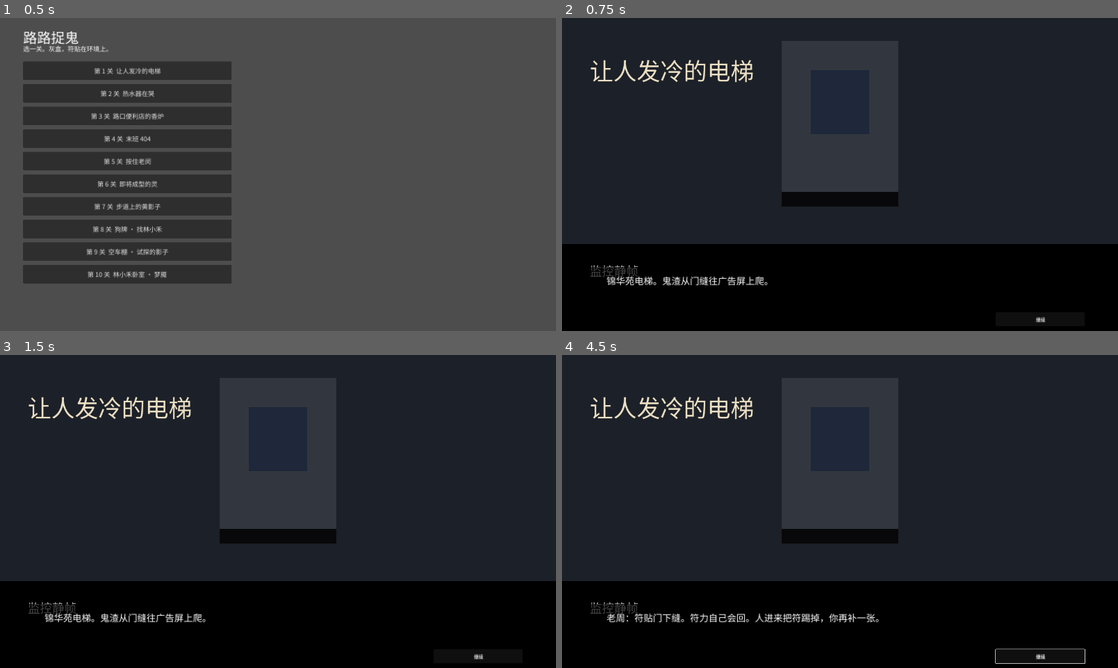
Above: before the commit, frames 1-4 (two rows, left to right).
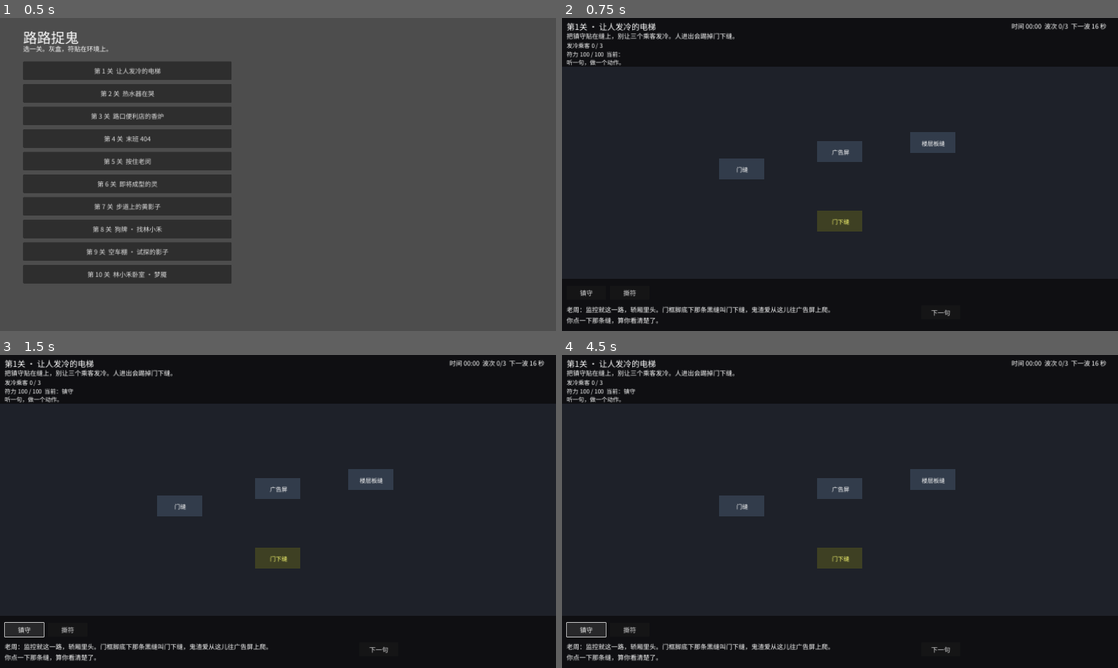
Above: after the commit, the same moments.

Repository: meathill/lulu-zhuogui
Game: Godot game, scene res://scenes/menu/level_select.tscn
Two runs of this game, one before a commit and one after it. Both use one fixed random seed, a clock stepped at 60 frames per second and the inputs below.
Inputs (mouse positions are in pixels of both pictures, inside the frame that each line leads up to):
- Up to frame 1 (0.5 s): no input
- Up to frame 2 (0.75 s): click "第 1 关 让人发冷的电梯" at 0.5 s
- Up to frame 3 (1.5 s): click "镇守" at 1.25 s
- Up to frame 4 (4.5 s): click "撕符" at 2 s; click "下一句" at 2.75 s; click (1040, 655) at 3.5 s, where only the run before the commit has a clickable "继续"; click "镇守" at 4.25 s

Frame 1 is identical in both runs. In frame 2, 19% of the frame differs, in the area x 0-100%, y 1-98%; in frame 3, 19%; in frame 4, 19%, in the area x 0-100%, y 1-99%.

Commit message:
feat: 第1关老周逐步口播，点一下说一句
等玩家点到门下缝、镇守和符力条时威胁时钟停住，慢读不会直接判负。踢符和厚渣仍按约三分钟的节奏走。

Diff:
--- a/apps/game/assets/data/levels/01-elevator.json
+++ b/apps/game/assets/data/levels/01-elevator.json
@@ -17,7 +17,7 @@
     "tear"
   ],
   "kickSlot": "door-bottom-seam",
-  "kickAt": 100,
+  "kickAt": 36,
   "bg": [
     0.12,
     0.13,
@@ -88,7 +88,7 @@
   ],
   "waves": [
     {
-      "at": 11,
+      "at": 16,
       "actors": [
         {
           "id": "sui-1",
@@ -151,11 +151,33 @@
       ]
     }
   ],
-  "intro": {
-    "image": "res://assets/stills/level-01.png",
-    "lines": [
-      "锦华苑电梯。鬼渣从门缝往广告屏上爬。",
-      "老周：符贴门下缝。符力自己会回。人进来把符踢掉，你再补一张。"
+  "tutorial": {
+    "look": [
+      "监控就这一路，轿厢里头。门框脚底下那条黑缝叫门下缝，鬼渣爱从这儿往广告屏上爬。",
+      "你点一下那条缝，算你看清楚了。"
+    ],
+    "lookHint": "先看门下缝，门框脚底下那条黑的。",
+    "place": "底下点「镇守」，再点门下缝，符就粘上去。画潦草点没事，系统认得出来就行。",
+    "needTool": "先把镇守选上。光点缝，符还在口袋里。",
+    "regen": [
+      "顶上那条是符力。贴一张掉一截，歇一会儿它自己往回长。",
+      "你点一下那条，看数字往上走。"
+    ],
+    "blocked": "进来一个。门下缝的符把它拦住了，过不去，在那儿慢慢磨。你看着就行。",
+    "kicked": [
+      "脚扫到了，门下缝的符被踢掉。",
+      "位子空了，再选镇守补一张。"
+    ],
+    "kickedBare": "门下缝这张不在了。人进出会用脚扫掉，你先把镇守补回去。",
+    "second": [
+      "光堵门底下不够。侧面门缝、楼层显示板那条缝，都是路。",
+      "门缝或者楼层板缝，再贴一张。"
+    ],
+    "tear": "贴歪了就选底下的「撕符」，点那张揭下来，空位子再贴。这单还在，重来就行。",
+    "tearWrong": "这张贴偏了。选撕符点它揭掉，再往我说的缝上贴。",
+    "wave": [
+      "这一波厚，里头还有块沉一点的鬼渣，爱趴在广告屏前。",
+      "发冷乘客盯好，攒到三个，这班就算交了。"
     ]
   },
   "outro": {
--- a/apps/game/src/combat/hotspot_slot.gd
+++ b/apps/game/src/combat/hotspot_slot.gd
@@ -16,6 +16,7 @@
 var redirect_arrive: String = ""
 var lightning_hits: PackedStringArray = PackedStringArray()
 var talisman: String = ""
+var coached: bool = false
 var plate: ColorRect
 var caption: Label
 
@@ -58,6 +59,11 @@
 	refresh()
 
 
+func set_coached(on: bool) -> void:
+	coached = on
+	modulate = Color(1.25, 1.08, 0.45) if on else Color(1, 1, 1)
+
+
 func refresh() -> void:
 	if caption == null:
 		return
--- a/apps/game/src/levels/greybox_level.gd
+++ b/apps/game/src/levels/greybox_level.gd
@@ -1,6 +1,34 @@
 extends "res://src/levels/greybox_stage.gd"
 
 ## 贴符、五雷、撕符、召唤阴差。
+
+func _tick(delta: float) -> void:
+	# 教学停表只冻威胁时钟。符力照样回，方便看条。
+	if coach != null and bool(coach.call("holding")):
+		energy.tick(delta)
+		coach.call("pulse", delta)
+		if auto_mode == "coach":
+			coach.call("drive", delta)
+		return
+	super._tick(delta)
+	if coach != null and ended == "":
+		coach.call("pulse", delta)
+		if auto_mode == "coach":
+			coach.call("drive", delta)
+
+
+func tutorial_paint(hot_ids: PackedStringArray, tool_id: String, energy_on: bool) -> void:
+	for slot_id in slots.keys():
+		var slot := slots[slot_id] as HotspotSlot
+		if slot == null:
+			continue
+		slot.set_coached(hot_ids.has(str(slot_id)))
+	if hud == null:
+		return
+	hud.highlight_tool("ward", tool_id == "ward")
+	hud.highlight_tool("tear", tool_id == "tear")
+	hud.highlight_energy(energy_on)
+
 
 func _unhandled_input(event: InputEvent) -> void:
 	if paused or ended != "" or not event is InputEventMouseButton:
@@ -116,6 +144,9 @@
 	if best.role == "backpack":
 		click_backpack()
 		return
+	if coach != null and bool(coach.call("intercept_slot", best.slot_id)):
+		_refresh()
+		return
 	_use(best)
 
 
@@ -156,6 +187,8 @@
 			status_text = "定神贴上了。按住之后才能召唤阴差。"
 		_:
 			status_text = "镇守贴上了。经过的祟会被挡住。"
+	if coach != null:
+		coach.call("on_stuck", slot.slot_id, tool_id)
 
 
 func _cast_reveal(slot: HotspotSlot) -> void:
@@ -230,6 +263,8 @@
 			if actor.blocked_by == slot.slot_id:
 				actor.blocked_by = ""
 		status_text = "符撕掉了，位子空出来。"
+		if coach != null:
+			coach.call("on_tore", slot.slot_id)
 		return
 	status_text = "撕开了，魂和祟分开了。" if separated else "这儿没有可撕的符。"
 
--- a/apps/game/src/levels/greybox_stage.gd
+++ b/apps/game/src/levels/greybox_stage.gd
@@ -53,7 +53,11 @@
 	hud = HudBar.new()
 	add_child(hud)
 	hud.build(str(data.get("title", "")), str(data.get("goal", "")), _strings(data.get("tools", [])), camera_mode == "multi")
-	hud.tool_selected.connect(func(tool_id: String) -> void: current_tool = tool_id)
+	hud.tool_selected.connect(func(tool_id: String) -> void:
+		current_tool = tool_id
+		_coach_call("on_tool", [tool_id])
+	)
+	hud.energy_pressed.connect(func() -> void: _coach_call("on_energy", []))
 	hud.summon_pressed.connect(func() -> void: call("try_summon"))
 	hud.tame_pressed.connect(func() -> void: call("try_tame"))
 	hud.disperse_pressed.connect(func() -> void: call("try_disperse"))
@@ -98,6 +102,7 @@
 	spawned_count += 1
 	actors.append(actor)
 	actor.refresh()
+	_coach_call("on_spawned", [actor.actor_id])
 
 
 func _move(delta: float) -> void:
@@ -141,6 +146,7 @@
 	if actor.attached and actor.kind == "sui":
 		return false
 	actor.blocked_by = slot.slot_id
+	_coach_call("on_blocked", [slot.slot_id])
 	return true
 
 
@@ -223,14 +229,40 @@
 	if kicked or kick_slot == "" or time_sec < kick_at:
 		return
 	kicked = true
+	kick_removed = false
 	var slot := _slot(kick_slot)
 	if slot == null or slot.talisman != "ward":
-		return
+		_coach_call("on_kick", [false])
+		return
+	kick_removed = true
 	slot.clear_talisman()
 	for actor in actors:
 		if actor.blocked_by == kick_slot:
 			actor.blocked_by = ""
 	status_text = "乘客把门下缝的符踢掉了，补贴一张。"
+	_coach_call("on_kick", [true])
+
+
+func retarget_entry(actor_id: String, slot_id: String) -> void:
+	# 教学关第二条路贴在门缝或楼层板缝，细祟改从玩家堵住的那条进来。
+	for wave in waves:
+		if bool(wave.get("done", false)):
+			continue
+		var specs: Variant = wave.get("actors", [])
+		if not specs is Array:
+			continue
+		for spec in specs:
+			if not spec is Dictionary or str((spec as Dictionary).get("id", "")) != actor_id:
+				continue
+			var route: Variant = (spec as Dictionary).get("path", [])
+			if route is Array and route.size() > 0:
+				route[0] = slot_id
+
+
+func _coach_call(method: String, args: Array) -> void:
+	if coach == null:
+		return
+	coach.callv(method, args)
 
 
 func _assist(delta: float) -> void:
--- a/apps/game/src/levels/greybox_state.gd
+++ b/apps/game/src/levels/greybox_state.gd
@@ -21,6 +21,8 @@
 var time_sec: float = 0.0
 var lightning_ready: float = 0.0
 var kicked: bool = false
+var kick_removed: bool = false
+var coach: RefCounted = null
 var current_tool: String = "ward"
 var current_camera: String = "A"
 var win_kind: String = "clear"
@@ -72,11 +74,13 @@
 	if auto_mode == "win":
 		policy = POLICY.new()
 		policy.set("level", self)
+	coach = TutorialCoach.attach(self, data)
 	var intro := _lines(data.get("intro", {}))
-	if auto_mode == "" and intro.size() > 0:
+	# 有逐步带教时不播开场字幕，台词跟着手上的动作走。
+	if auto_mode == "" and intro.size() > 0 and coach == null:
 		paused = true
 		cutscene.play(_image(data.get("intro", {})), intro)
-	else:
+	elif coach == null:
 		status_text = "点符位下符。符力自己会回。"
 	_refresh()
 	print("灰盒开局：%s" % level_id)
@@ -134,6 +138,8 @@
 		return "fail"
 	if args.has("--auto-ward"):
 		return "ward"
+	if args.has("--auto-coach"):
+		return "coach"
 	return ""
 
 
@@ -251,6 +257,10 @@
 			print("RESULT hold")
 			_quit(0)
 		return
+	if auto_mode == "coach":
+		print("COACH fail")
+		_quit(1)
+		return
 	if hud != null:
 		hud.set_zhou(zhou)
 		hud.show_end(reason + "\n" + zhou)
@@ -273,6 +283,10 @@
 		return
 	if auto_mode == "ward":
 		print("RESULT hold")
+		_quit(0)
+		return
+	if auto_mode == "coach":
+		print("COACH done")
 		_quit(0)
 		return
 	if outro_lines.size() > 0 and cutscene != null:
@@ -329,6 +343,9 @@
 func _refresh() -> void:
 	if hud == null:
 		return
+	if coach != null:
+		hud.set_coach(str(coach.get("line")))
+		coach.call("apply_hints")
 	var ward := "符力 %.0f / %.0f  当前：%s" % [energy.value, energy.max_value, _tool_name(current_tool)]
 	if win_kind == "form-send":
 		ward += "  成型 %.0f" % form
--- /dev/null
+++ b/apps/game/src/levels/tutorial_coach.gd
@@ -0,0 +1,275 @@
+class_name TutorialCoach
+extends RefCounted
+
+## 第 1 关逐步带教。一句台词对一个动作，动作做完才说下一句。
+## 等玩家点的时候威胁时钟停住，读得慢也不会被判负。
+
+var host: Node
+var lines: Dictionary = {}
+var phase: String = ""
+var line: String = ""
+var drive_idle: float = 0.0
+var tear_hint_time: float = 0.0
+var block_said: bool = false
+var replace_bare: bool = false
+var wave_said: bool = false
+
+const SECOND_SLOTS: PackedStringArray = ["door-seam", "floor-panel"]
+
+
+static func attach(host: Node, data: Dictionary) -> TutorialCoach:
+	var mode := str(host.get("auto_mode"))
+	if mode != "" and mode != "coach":
+		return null
+	var block: Variant = data.get("tutorial", {})
+	if not block is Dictionary or (block as Dictionary).is_empty():
+		return null
+	var coach := TutorialCoach.new()
+	coach.host = host
+	coach.lines = block
+	host.set("current_tool", "")
+	host.set("status_text", "听一句，做一个动作。")
+	coach._enter("look")
+	return coach
+
+
+func holding() -> bool:
+	return phase == "look" or phase == "place" or phase == "regen" or phase == "replace" or phase == "second"
+
+
+func line_text() -> String:
+	return line
+
+
+func pulse(delta: float) -> void:
+	if phase == "play":
+		tear_hint_time += delta
+	apply_hints()
+
+
+func drive(delta: float) -> void:
+	# 无头把点击补上，用来核对台词顺序和停表。
+	if str(host.get("auto_mode")) != "coach" or str(host.get("ended")) != "":
+		return
+	drive_idle += delta
+	match phase:
+		"look":
+			if drive_idle >= 1.0:
+				intercept_slot("door-bottom-seam")
+		"place":
+			host.set("current_tool", "ward")
+			host.call("try_place", "ward", "door-bottom-seam")
+		"regen":
+			if drive_idle >= 0.35:
+				on_energy()
+		"replace":
+			if _slot_has("door-bottom-seam"):
+				on_stuck("door-bottom-seam", "ward")
+			else:
+				host.set("current_tool", "ward")
+				host.call("try_place", "ward", "door-bottom-seam")
+		"second":
+			if _slot_has("door-seam"):
+				intercept_slot("door-seam")
+			elif _slot_has("floor-panel"):
+				intercept_slot("floor-panel")
+			else:
+				host.set("current_tool", "ward")
+				host.call("try_place", "ward", "door-seam")
+
+
+func intercept_slot(slot_id: String) -> bool:
+	match phase:
+		"look":
+			if slot_id == "door-bottom-seam":
+				_enter("place")
+			else:
+				_set_line(_text("lookHint"))
+			return true
+		"place", "replace":
+			if str(host.get("current_tool")) != "ward":
+				_set_line(_text("needTool"))
+				return true
+			return false
+		"second":
+			if SECOND_SLOTS.has(slot_id) and _slot_has(slot_id):
+				host.call("retarget_entry", "sui-2", slot_id)
+				_enter("play")
+				return true
+			if slot_id == "door-bottom-seam":
+				_set_line(_text("second"))
+				return true
+			if str(host.get("current_tool")) != "ward":
+				_set_line(_text("needTool"))
+				return true
+			return false
+		_:
+			return false
+
+
+func on_tool(tool_id: String) -> void:
+	if tool_id == "ward" and (phase == "place" or phase == "replace" or phase == "second"):
+		_show_phase_line()
+	apply_hints()
+
+
+func on_energy() -> void:
+	if phase != "regen":
+		return
+	_enter("wait-block")
+
+
+func on_stuck(slot_id: String, tool_id: String) -> void:
+	if tool_id != "ward":
+		return
+	match phase:
+		"place":
+			if slot_id == "door-bottom-seam":
+				_enter("regen")
+			else:
+				_set_line(_text("tearWrong"))
+		"replace":
+			if slot_id == "door-bottom-seam":
+				_enter("second")
+			else:
+				_set_line(_text("tearWrong"))
+		"second":
+			if SECOND_SLOTS.has(slot_id):
+				host.call("retarget_entry", "sui-2", slot_id)
+				_enter("play")
+			else:
+				_set_line(_text("tearWrong"))
+		_:
+			if slot_id != "door-bottom-seam" and not SECOND_SLOTS.has(slot_id):
+				_set_line(_text("tearWrong"))
+
+
+func on_tore(slot_id: String) -> void:
+	if slot_id != "door-bottom-seam":
+		return
+	if phase == "wait-block" or phase == "wait-kick":
+		replace_bare = true
+		_enter("replace")
+
+
+func on_blocked(slot_id: String) -> void:
+	if slot_id != "door-bottom-seam" or block_said:
+		return
+	block_said = true
+	if phase == "wait-block":
+		_enter("wait-kick")
+		return
+	_set_line(_text("blocked"))
+	_print("blocked")
+
+
+func on_kick(removed: bool) -> void:
+	if phase == "look" or phase == "place" or phase == "regen":
+		return
+	if not removed and _slot_has("door-bottom-seam"):
+		return
+	replace_bare = not removed
+	_enter("replace")
+
+
+func on_spawned(actor_id: String) -> void:
+	if actor_id != "boss-slag" or wave_said:
+		return
+	wave_said = true
+	_set_line(_text("wave"))
+	_print("wave")
+
+
+func apply_hints() -> void:
+	var tool := ""
+	if (phase == "place" or phase == "replace" or phase == "second") and str(host.get("current_tool")) != "ward":
+		tool = "ward"
+	elif phase == "play" and tear_hint_time < 8.0:
+		tool = "tear"
+	host.call("tutorial_paint", _hint_slots(), tool, phase == "regen")
+
+
+func _hint_slots() -> PackedStringArray:
+	var out := PackedStringArray()
+	match phase:
+		"look", "place", "replace":
+			out.append("door-bottom-seam")
+		"second":
+			out.append("door-seam")
+			out.append("floor-panel")
+	return out
+
+
+func _enter(next: String) -> void:
+	phase = next
+	drive_idle = 0.0
+	if next == "place" or next == "replace" or next == "second":
+		host.set("current_tool", "")
+		tear_hint_time = 0.0
+	if next == "regen":
+		var pool: Variant = host.get("energy")
+		pool.value = minf(36.0, float(pool.value))
+	if next == "play":
+		tear_hint_time = 0.0
+	_show_phase_line()
+	if next != "wait-block":
+		_print(_tag(next))
+	apply_hints()
+
+
+func _show_phase_line() -> void:
+	match phase:
+		"look":
+			_set_line(_text("look"))
+		"place":
+			_set_line(_text("place"))
+		"regen":
+			_set_line(_text("regen"))
+		"wait-kick":
+			_set_line(_text("blocked"))
+		"replace":
+			_set_line(_text("kickedBare" if replace_bare else "kicked"))
+		"second":
+			_set_line(_text("second"))
+		"play":
+			_set_line(_text("tear"))
+		_:
+			pass
+
+
+func _tag(next: String) -> String:
+	match next:
+		"wait-kick":
+			return "blocked"
+		"play":
+			return "tear"
+		_:
+			return next
+
+
+func _print(tag: String) -> void:
+	var spoken := line.replace("\n", " / ")
+	print("COACH %s %.2f %s" % [tag, float(host.get("time_sec")), spoken])
+
+
+func _set_line(body: String) -> void:
+	if body == "":
+		return
+	line = "老周：" + body
+
+
+func _text(key: String) -> String:
+	var raw: Variant = lines.get(key, "")
+	if raw is PackedStringArray:
+		return "\n".join(raw)
+	if raw is Array:
+		var parts := PackedStringArray()
+		for item in raw:
+			parts.append(str(item))
+		return "\n".join(parts)
+	return str(raw)
+
+
+func _slot_has(slot_id: String) -> bool:
+	var slot: Variant = host.call("_slot", slot_id)
+	return slot != null and str(slot.talisman) == "ward"
--- a/apps/game/src/ui/hud_bar.gd
+++ b/apps/game/src/ui/hud_bar.gd
@@ -11,6 +11,7 @@
 signal dialogue_pressed
 signal restart_pressed
 signal menu_pressed
+signal energy_pressed
 
 var _energy: Label
 var _meters: Label
@@ -20,6 +21,8 @@
 var _dialogue: Label
 var _end: Label
 var _end_box: Control
+var _energy_hit: Button
+var _tool_buttons: Dictionary = {}
 
 
 func build(title: String, goal: String, tools: PackedStringArray, multi_camera: bool) -> void:
@@ -36,6 +39,13 @@
 	_label(top, goal, 16, 44, 22)
 	_meters = _label(top, "", 16, 78, 20)
 	_energy = _label(top, "", 16, 108, 20)
+	_energy_hit = Button.new()
+	_energy_hit.flat = true
+	_energy_hit.position = Vector2(16, 100)
+	_energy_hit.size = Vector2(720, 40)
+	_energy_hit.mouse_filter = Control.MOUSE_FILTER_IGNORE
+	_energy_hit.pressed.connect(func() -> void: energy_pressed.emit())
+	top.add_child(_energy_hit)
 	_status = _label(top, "", 16, 136, 20)
 	_zhou = _label(top, "", 980, 108, 20)
 	_zhou.size = Vector2(900, 52)
@@ -55,6 +65,7 @@
 			var captured := tool_id
 			var button := _button(bottom, _tool_name(captured), x, 24)
 			button.pressed.connect(func() -> void: tool_selected.emit(captured))
+			_tool_buttons[captured] = button
 		x += 150.0
 	if multi_camera:
 		var cam_a := _button(bottom, "机位A", x, 24)
@@ -62,8 +73,9 @@
 		x += 150.0
 		var cam_b := _button(bottom, "机位B", x, 24)
 		cam_b.pressed.connect(func() -> void: camera_pressed.emit("B"))
-	_dialogue = _label(bottom, "", 16, 100, 22)
-	_dialogue.size = Vector2(1200, 36)
+	_dialogue = _label(bottom, "", 16, 88, 22)
+	_dialogue.size = Vector2(1200, 80)
+	_dialogue.autowrap_mode = TextServer.AUTOWRAP_WORD_SMART
 	var talk := _button(bottom, "下一句", 1240, 92)
 	talk.pressed.connect(func() -> void: dialogue_pressed.emit())
 	_end_box = _panel(root, 460, 360, 1000, 280)
@@ -99,6 +111,23 @@
 
 func set_dialogue(text: String) -> void:
 	_dialogue.text = text
+
+
+func set_coach(text: String) -> void:
+	_dialogue.text = text
+
+
+func highlight_tool(tool_id: String, on: bool) -> void:
+	var button := _tool_buttons.get(tool_id) as Button
+	if button == null:
+		return
+	button.modulate = Color(1, 0.82, 0.35) if on else Color(1, 1, 1)
+
+
+func highlight_energy(on: bool) -> void:
+	_energy.modulate = Color(1, 0.9, 0.4) if on else Color(1, 1, 1)
+	if _energy_hit != null:
+		_energy_hit.mouse_filter = Control.MOUSE_FILTER_STOP if on else Control.MOUSE_FILTER_IGNORE
 
 
 func show_end(text: String) -> void:
Not shown, changed: WIP.md
Not shown, changed: packages/gamedata/levels/01-elevator.yaml
Not shown, changed: packages/tools/validate-level.test.ts
Not shown, added: scripts/tutorial-level1.sh
